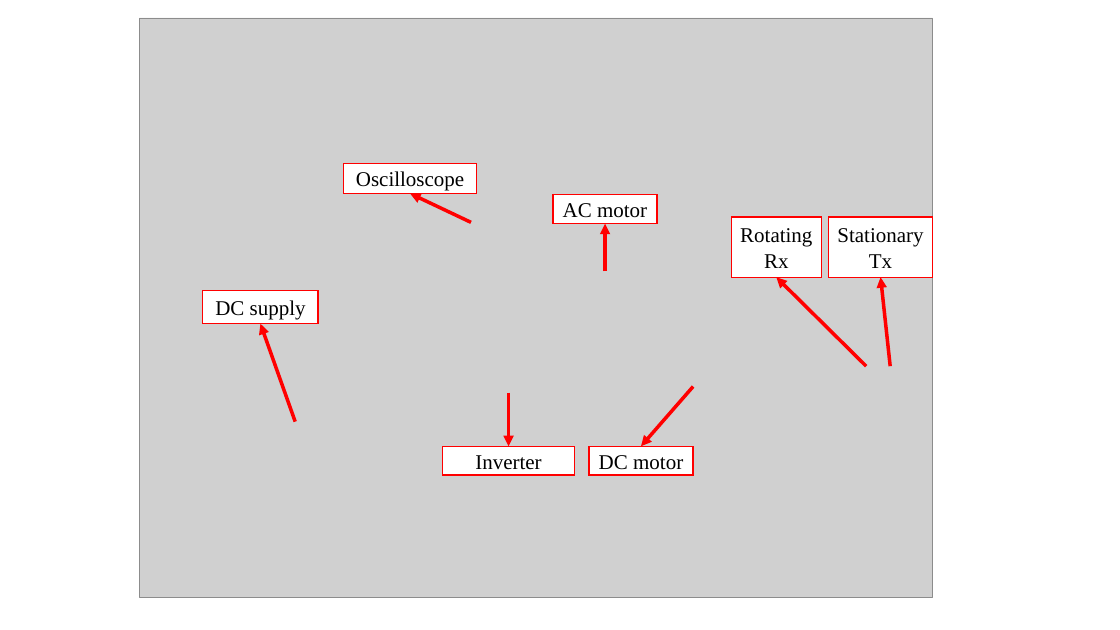
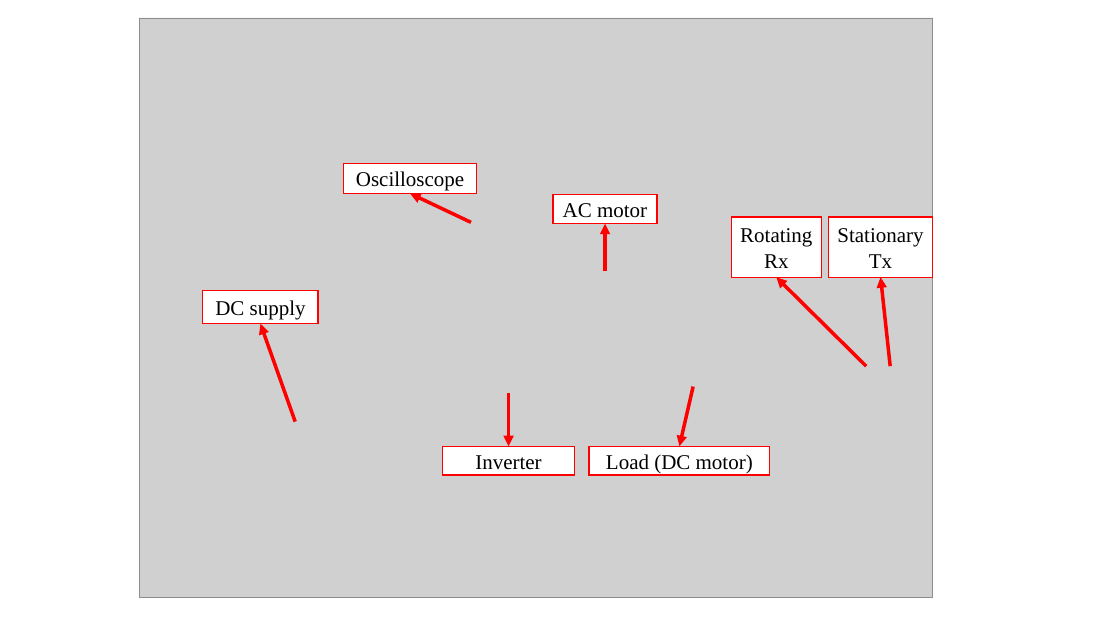
Before and after one commit to EnesAyaz/WPTMotor, a slide deck: slide 1 of Journal-3-phase/v2/Experimental-Setup/New Microsoft PowerPoint Presentation [Autosaved].pptx. Drawn at 1120x630 pixels with LibreOffice and Linux fonts; fonts in the diff are those of the drawing; grey boxes stand for pictures. Boxes give left, top, right and bottom in pixels: in the first picture for what was removed or moved away, otherwise in the second. Text is boxed around its words. In the diff, an @@ line names an element or a change of style, - is before the commit and + after.

```diff
--- a/Journal-3-phase/v2/Experimental-Setup/New Microsoft PowerPoint Presentation [Autosaved].pptx
+++ b/Journal-3-phase/v2/Experimental-Setup/New Microsoft PowerPoint Presentation [Autosaved].pptx
@@ arrow moved from (693, 386) - (641, 446) to (693, 386) - (680, 446) @@
@@ rectangle "Load (DC motor)": place and size @@
-rectangle "Load (DC motor)" at (589,446,693,475)
+rectangle "Load (DC motor)" at (589,446,770,475)
@@ text in rectangle at (606,454,753,473): text changed @@
-DC motor
+Load (DC motor)
```
Also in this commit, not shown: 20 other files.
